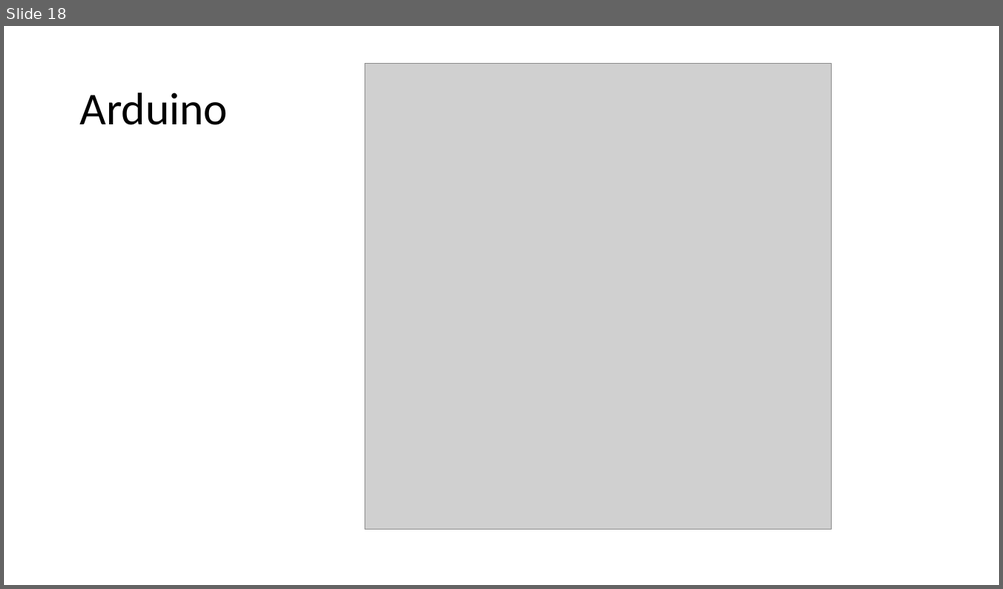
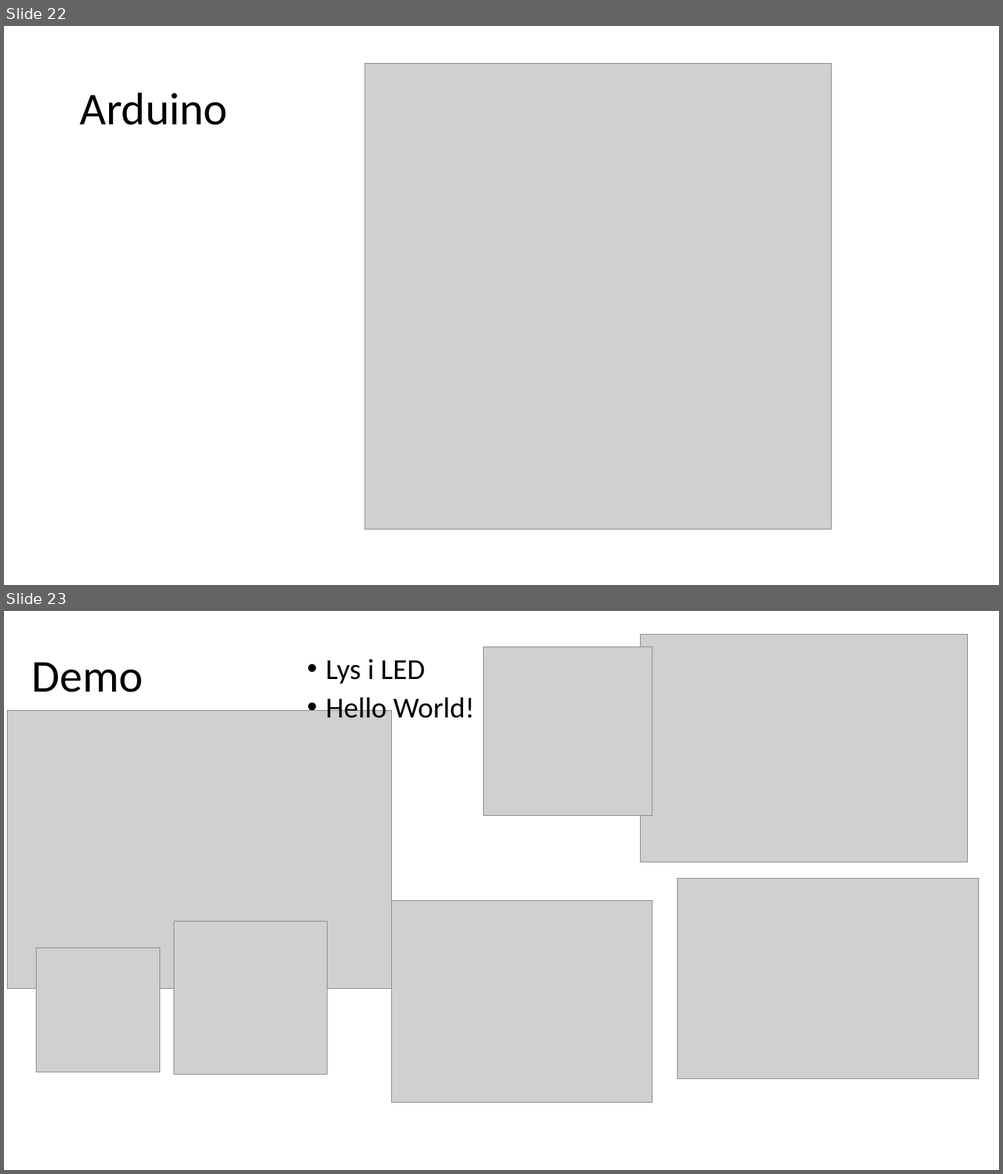
Before and after one commit to Sonat-Consulting/IoT, a slide deck: presentasjoner/Grunnkurs elektro.pptx. Shown one above the other, each under a label of ours: slide 18 before the commit, slides 22 and 23 after it. The pictures are 1003x589 and 1003x1174 pixels, drawn with LibreOffice and Linux fonts; fonts in the diff are those of the drawing; grey boxes stand for pictures. Boxes give left, top, right and bottom in pixels: in the first picture for what was removed or moved away, otherwise in the second. Text is boxed around its words. In the diff, an @@ line names an element or a change of style, - is before the commit and + after.

Commit message:
Hello World! + aller siste finpuss

```diff
--- a/presentasjoner/Grunnkurs elektro.pptx
+++ b/presentasjoner/Grunnkurs elektro.pptx
@@ slide 23 added at box(4, 611, 999, 1170), background #FFFFFF @@
@@ picture added at box(483, 647, 652, 816) @@
@@ picture added at box(640, 634, 967, 862) @@
@@ title added at box(32, 662, 143, 692), 44 pt, text #000000 @@
+Demo
@@ text added at box(326, 659, 475, 718), 28 pt, text #000000 @@
+• Lys i LED
+• Hello World!
@@ picture added at box(8, 711, 391, 988) @@
@@ picture added at box(677, 878, 979, 1079) @@
@@ picture added at box(173, 921, 327, 1075) @@
@@ picture added at box(391, 901, 652, 1102) @@
@@ picture added at box(36, 948, 161, 1072) @@
@@ what was slide 18 is now slide 22 @@
```
Also in this commit, not shown: 4 slides changed, 5 other slides added, 1 slide removed, 2 other files.
